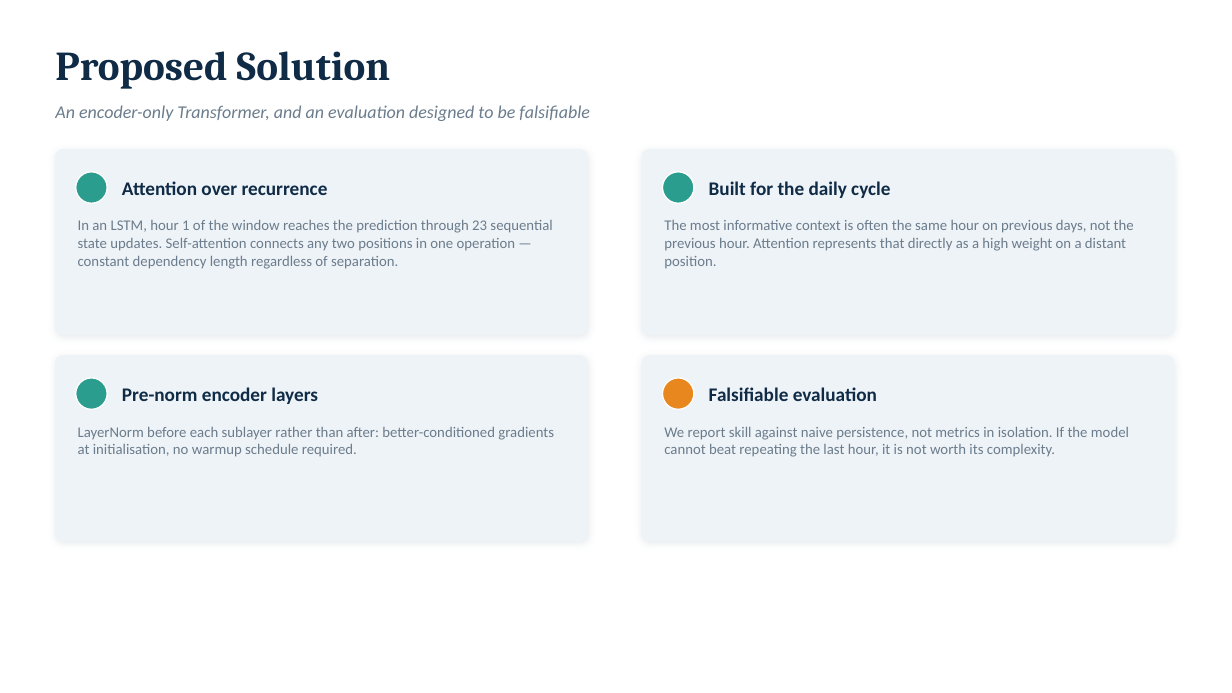
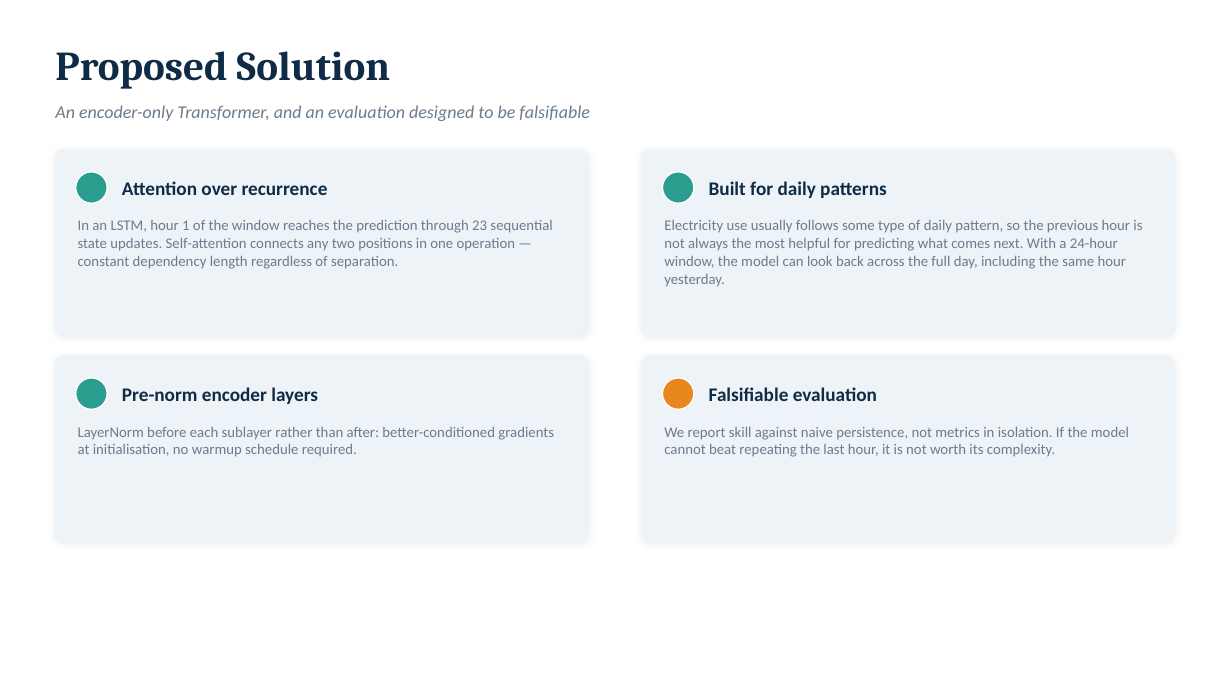
Before and after one commit to Ciaracam/612-Group-Project, a slide deck: slide 4 of presentation/MSML612_final_presentation.pptx. Drawn at 1232x693 pixels with LibreOffice and Linux fonts; fonts in the diff are those of the drawing. Boxes give left, top, right and bottom in pixels: in the first picture for what was removed or moved away, otherwise in the second. Text is boxed around its words. In the diff, an @@ line names an element or a change of style, - is before the commit and + after.

```diff
--- a/presentation/MSML612_final_presentation.pptx
+++ b/presentation/MSML612_final_presentation.pptx
@@ text at bbox=[709, 181, 887, 198]: text changed @@
-Built for the daily cycle
+Built for daily patterns
@@ text at bbox=[664, 220, 1142, 287]: text changed @@
-The most informative context is often the same hour on previous days, not the previous hour. Attention represents that directly as a high weight on a distant position.
+Electricity use usually follows some type of daily pattern, so the previous hour is not always the most helpful for predicting what comes next. With a 24-hour window, the model can look back across the full day, including the same hour yesterday.
```
Also in this commit, not shown: 4 other slides changed, 11 other files.
